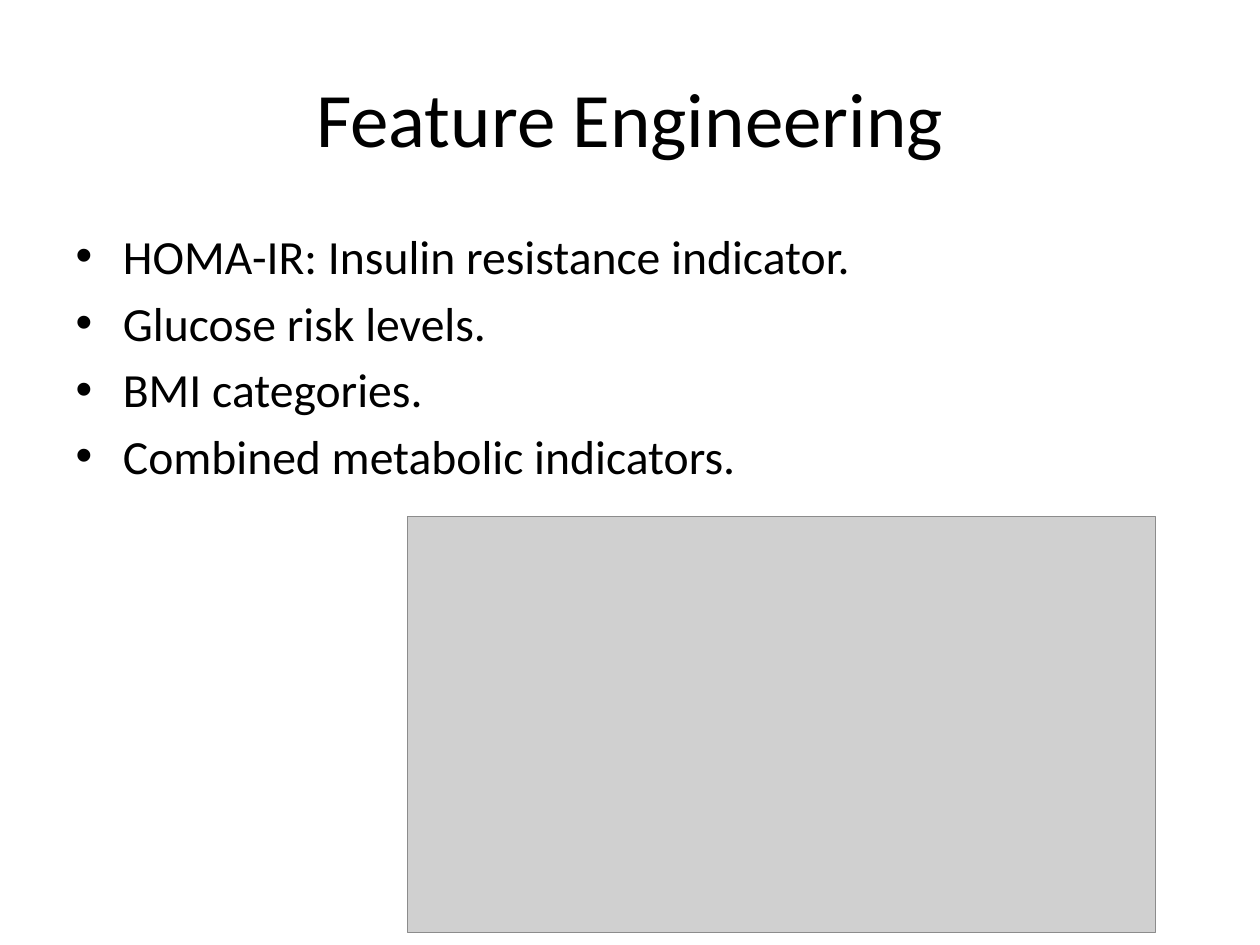
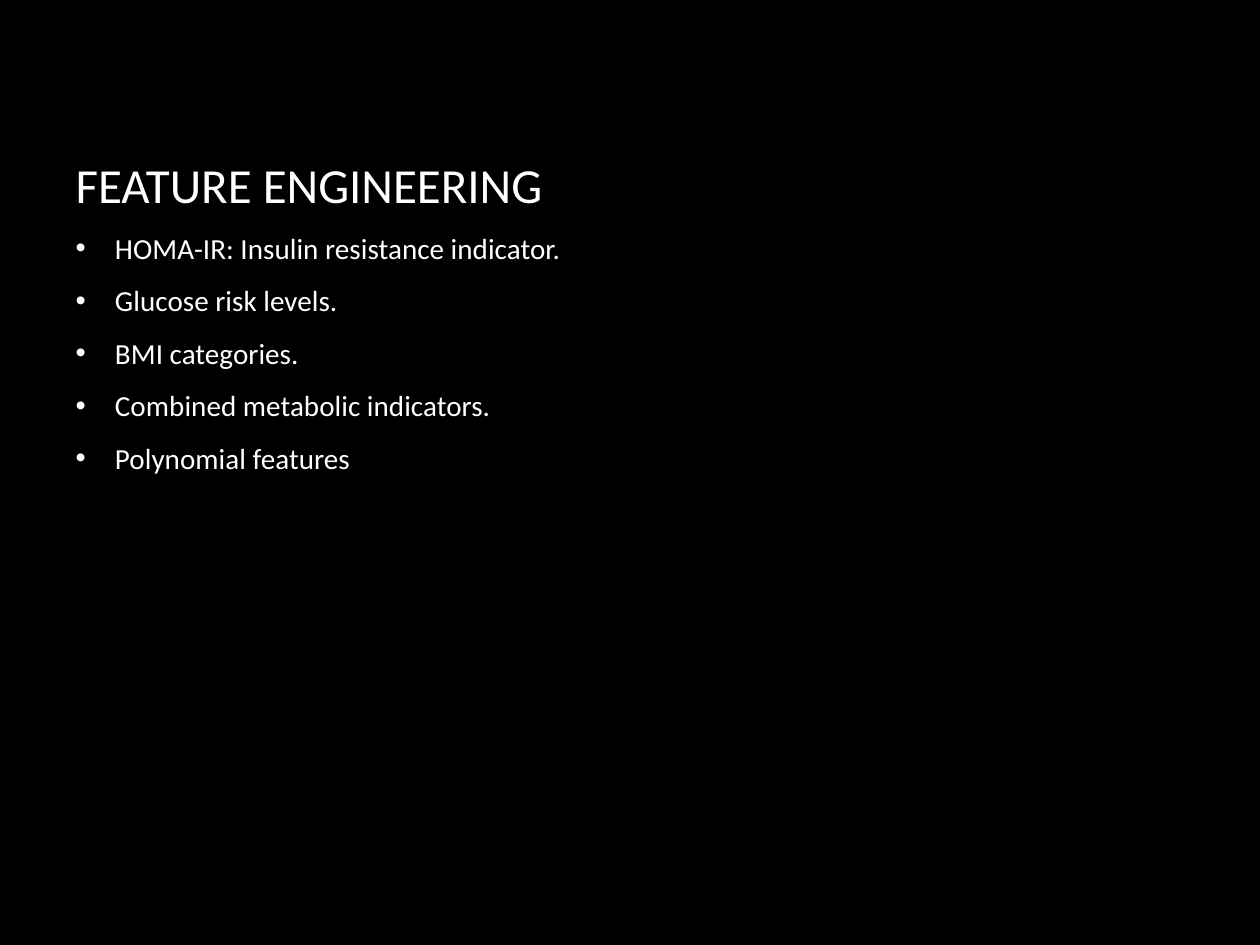
Before and after one commit to naveedakram83/diabetes-ml-2025, a slide deck: slide 11 of presentation/Diabetes_Prediction_Presentation.pptx (slide 7 before the commit). Drawn at 1260x945 pixels with LibreOffice and Linux fonts; fonts in the diff are those of the drawing; grey boxes stand for pictures; background and template pictures are left out. Boxes give left, top, right and bottom in pixels: in the first picture for what was removed or moved away, otherwise in the second. Text is boxed around its words. In the diff, an @@ line names an element or a change of style, - is before the commit and + after.

```diff
--- a/presentation/Diabetes_Prediction_Presentation.pptx
+++ b/presentation/Diabetes_Prediction_Presentation.pptx
@@ background #FFFFFF to picture (left out) @@
@@ title at (x1=76, y1=171, x2=542, y2=204): text changed; size 44 to 28 pt; text colour #000000 to #FFFFFF @@
-Feature Engineering
+FEATURE ENGINEERING
@@ text "HOMA-IR: Insulin resistance indicator." moved from (x1=123, y1=241, x2=849, y2=475) to (x1=115, y1=238, x2=560, y2=474) @@
@@ text "HOMA-IR: Insulin resistance indicator." at (x1=115, y1=238, x2=560, y2=474): vertical alignment top to middle @@
@@ text at (x1=115, y1=238, x2=560, y2=417): size 27.2 to 16.6 pt, text colour #000000 to #FFFFFF in "HOMA-IR: Insulin resistance indicator.", "Glucose risk levels.", "BMI categories.", "Combined metabolic indicators."; indent changed; more space between paragraphs @@
@@ text at (x1=115, y1=448, x2=350, y2=474): paragraph added @@
+• Polynomial features
@@ picture removed at (x1=407, y1=517, x2=1155, y2=932) @@
```
Also in this commit, not shown: 14 other slides changed, 8 slides added, 3 slides removed, 6 other files.
